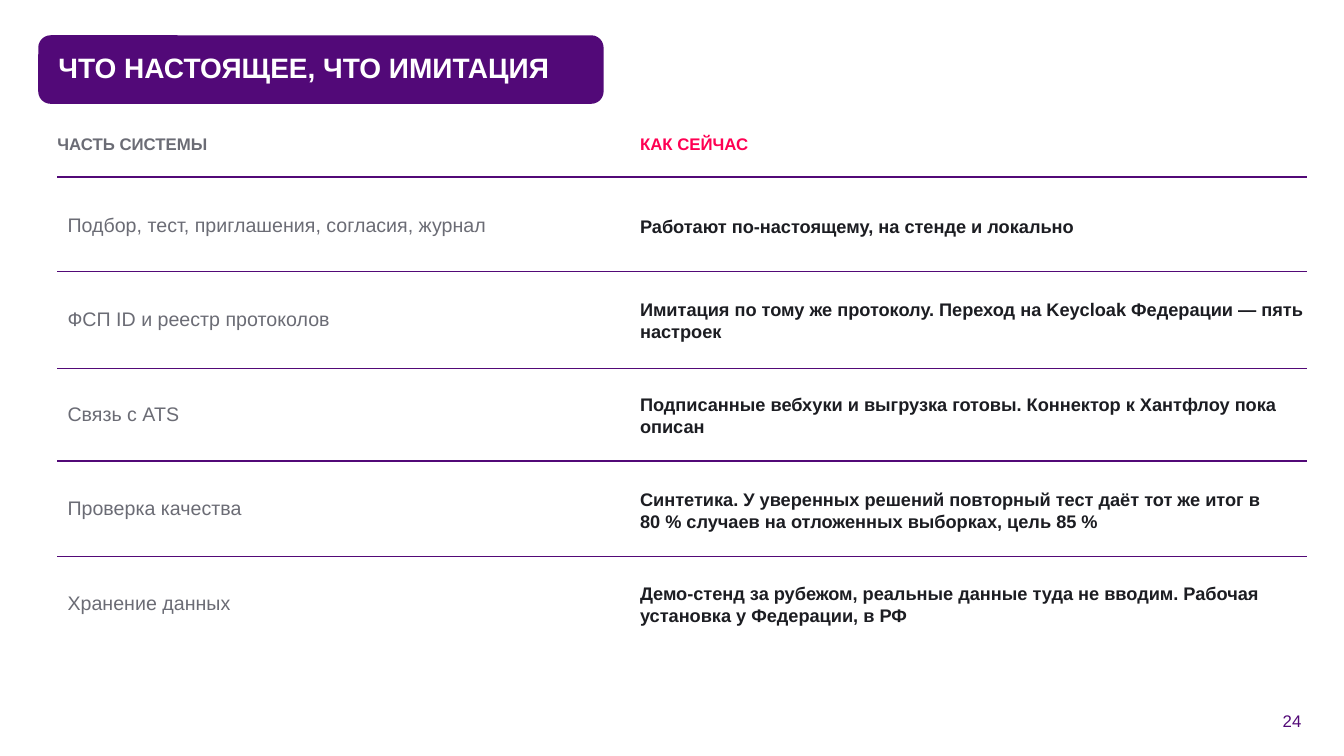
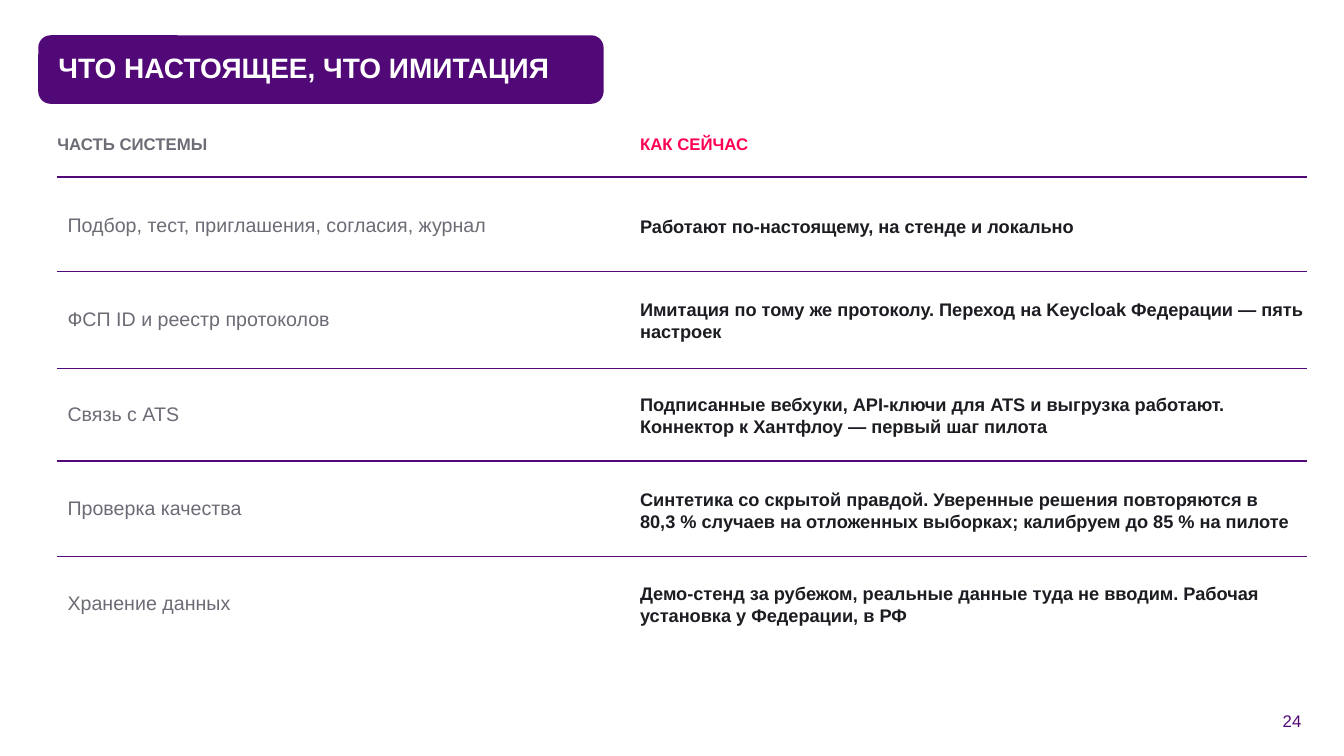
Before and after one commit to KonkovDV/fsp-talent, a slide deck: slide 24 of submission/03-presentation/FSP_Talent_presentation.pptx. Drawn at 1344x756 pixels with LibreOffice and Linux fonts; fonts in the diff are those of the drawing; background and template pictures are left out. Boxes give left, top, right and bottom in pixels: in the first picture for what was removed or moved away, otherwise in the second. Text is boxed around its words. In the diff, an @@ line names an element or a change of style, - is before the commit and + after.

```diff
--- a/submission/03-presentation/FSP_Talent_presentation.pptx
+++ b/submission/03-presentation/FSP_Talent_presentation.pptx
@@ text at <box>640,397,1224,437</box>: text changed @@
-Подписанные вебхуки и выгрузка готовы. Коннектор к Хантфлоу пока описан
+Подписанные вебхуки, API-ключи для ATS и выгрузка работают. Коннектор к Хантфлоу — первый шаг пилота
@@ text at <box>640,492,1289,532</box>: text changed @@
-Синтетика. У уверенных решений повторный тест даёт тот же итог в 80 % случаев на отложенных выборках, цель 85 %
+Синтетика со скрытой правдой. Уверенные решения повторяются в 80,3 % случаев на отложенных выборках; калибруем до 85 % на пилоте
```
Also in this commit, not shown: 23 other slides changed, 1 other file.
